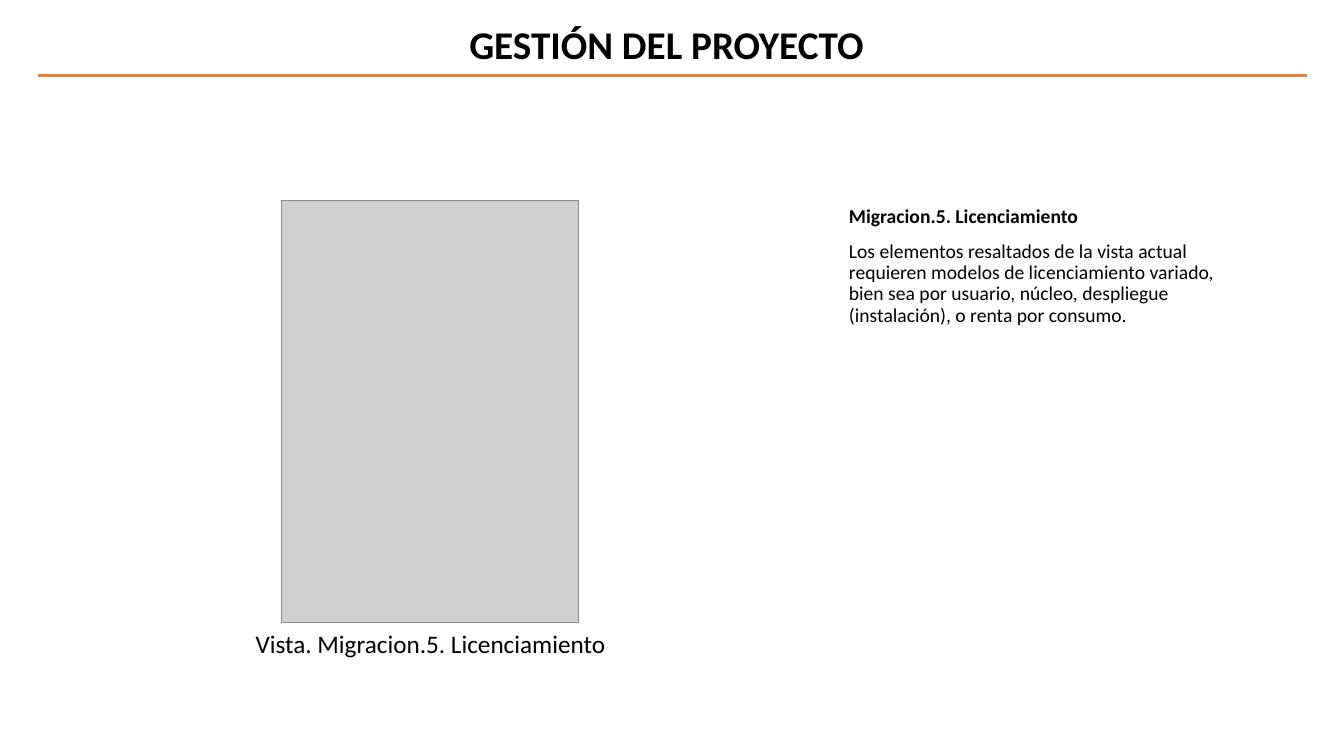
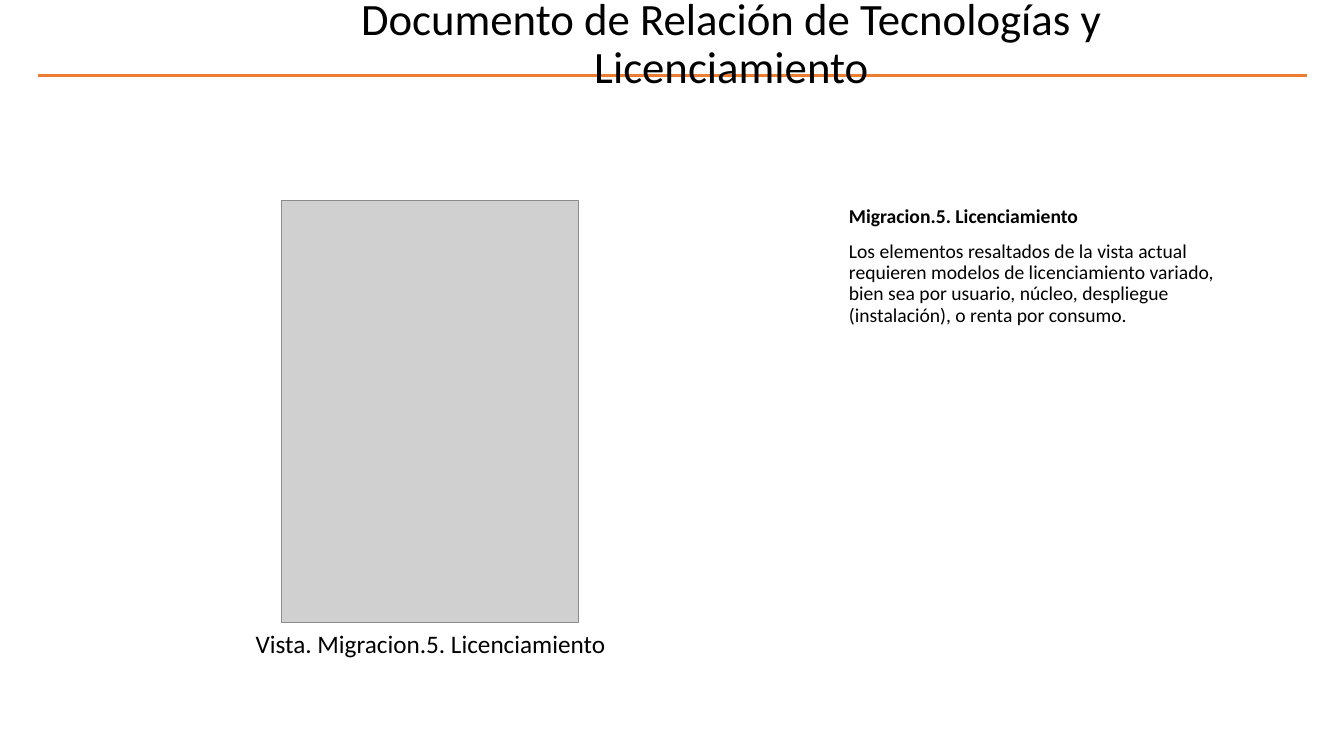
Before and after one commit to hwong23/pgn-078, a slide deck: slide 11 of content/pptxoutpt.pptx. Drawn at 1344x756 pixels with LibreOffice and Linux fonts; fonts in the diff are those of the drawing; grey boxes stand for pictures; background and template pictures are left out. Boxes give left, top, right and bottom in pixels: in the first picture for what was removed or moved away, otherwise in the second. Text is boxed around its words. In the diff, an @@ line names an element or a change of style, - is before the commit and + after.

```diff
--- a/content/pptxoutpt.pptx
+++ b/content/pptxoutpt.pptx
@@ title added at bbox=[361, 4, 1101, 84], 32 pt, text #000000 @@
+Documento de Relación de Tecnologías y Licenciamiento
@@ text removed at bbox=[469, 26, 863, 60] @@
-GESTIÓN DEL PROYECTO
```
Also in this commit, not shown: 11 other slides changed, 2 other files.
